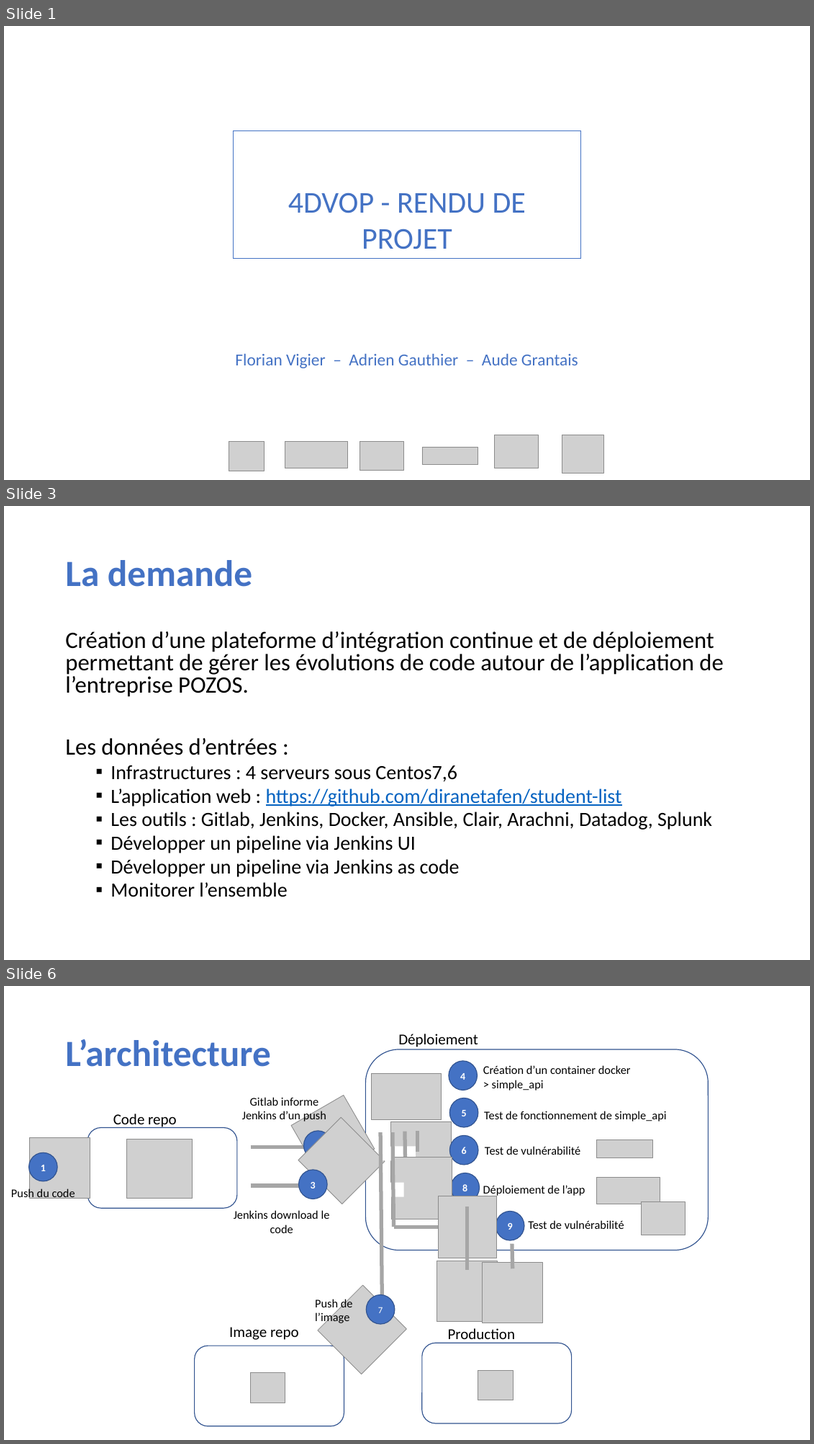
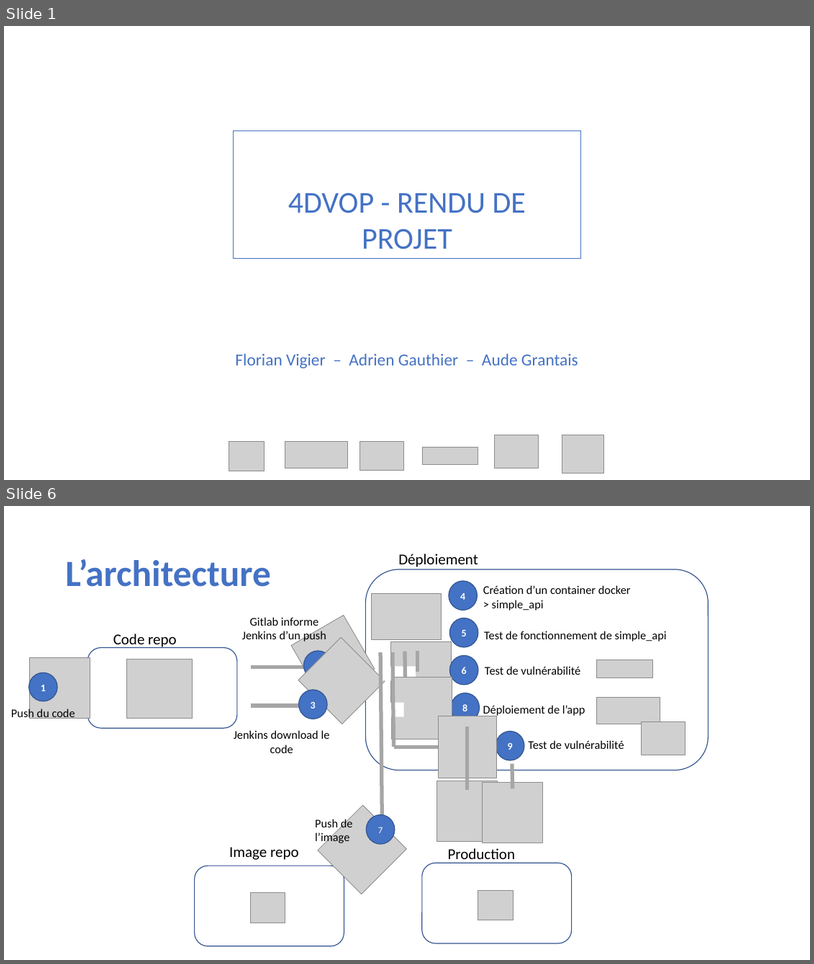
Before and after one commit to FlorianVigier/4DVOP_POZOS, a slide deck: 4DVOP.pptx. Shown one above the other, each under a label of ours: slides 1, 3 and 6 before the commit, slides 1 and 6 after it; the slides between them are not shown. The pictures are 814x1444 and 814x964 pixels, drawn with LibreOffice and Linux fonts; fonts in the diff are those of the drawing; grey boxes stand for pictures; background and template pictures are left out. Boxes give left, top, right and bottom in pixels: in the first picture for what was removed or moved away, otherwise in the second. Text is boxed around its words. In the diff, an @@ line names an element or a change of style, - is before the commit and + after.

```diff
--- a/4DVOP.pptx
+++ b/4DVOP.pptx
@@ slide 3 removed at [4,506,810,960], background #FFFFFF; not listed: 1 template element that a slide beside it also shows @@
@@ title removed at [65,560,252,587] @@
-La demande
@@ text removed at [65,631,723,897] @@
-Création d’une plateforme d’intégration continue et de déploiement permettant de gérer les évolutions de code autour de l’application de l’entreprise POZOS.
-Les données d’entrées :
-  ▪ Infrastructures : 4 serveurs sous Centos7,6
-  ▪ L’application web : https://github.com/diranetafen/student-list
-  ▪ Les outils : Gitlab, Jenkins, Docker, Ansible, Clair, Arachni, Datadog, Splunk
-  ▪ Développer un pipeline via Jenkins UI
-  ▪ Développer un pipeline via Jenkins as code
-  ▪ Monitorer l’ensemble
```
Also in this commit, not shown: 4 slides changed, 2 slides added, 1 other slide removed, 2 other files.
